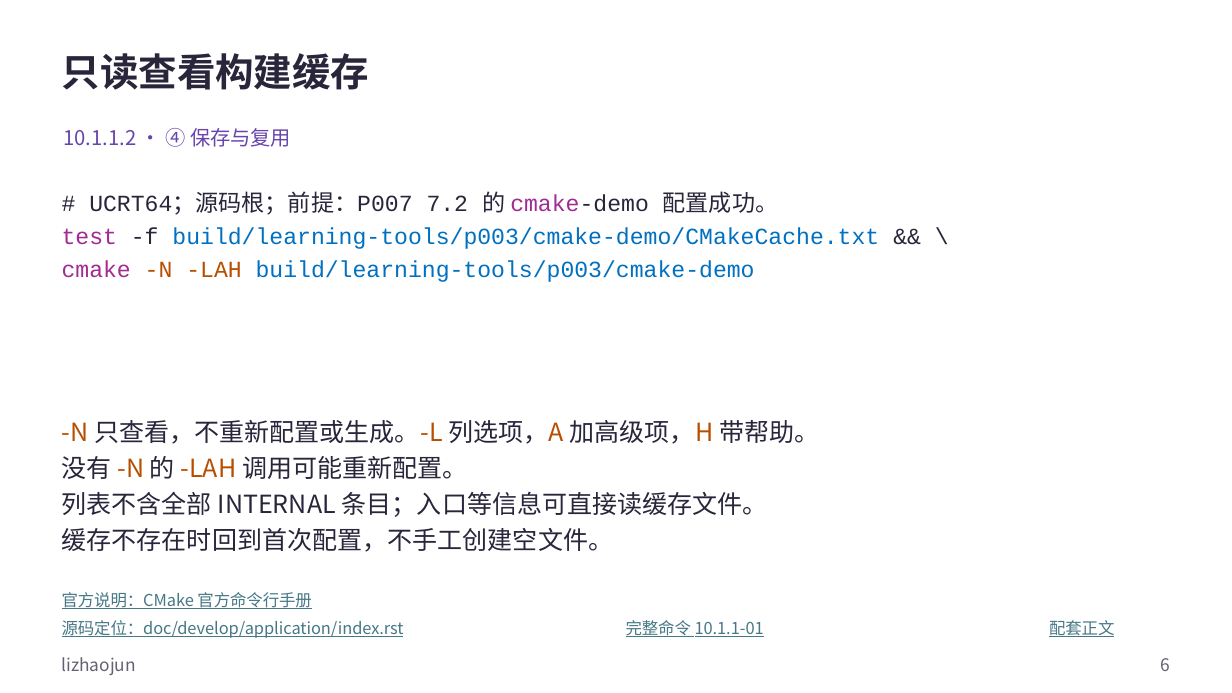
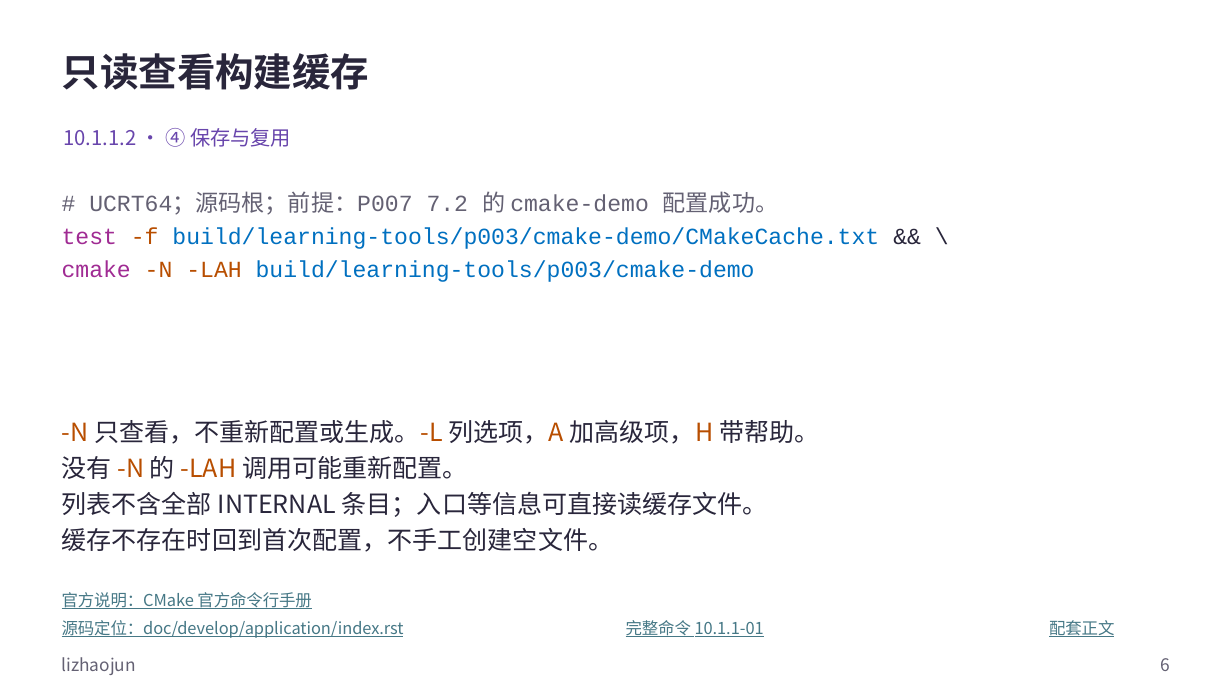
Before and after one commit to FormingSystem/zephyr_hc32f4a0, a slide deck: slide 6 of learning/P01_zephyr_make_project/slides/P010_CMake缓存与构建排错_Windows.pptx. Drawn at 1232x693 pixels with LibreOffice and Linux fonts; fonts in the diff are those of the drawing. Boxes give left, top, right and bottom in pixels: in the first picture for what was removed or moved away, otherwise in the second. Text is boxed around its words. In the diff, an @@ line names an element or a change of style, - is before the commit and + after.

```diff
--- a/learning/P01_zephyr_make_project/slides/P010_CMake缓存与构建排错_Windows.pptx
+++ b/learning/P01_zephyr_make_project/slides/P010_CMake缓存与构建排错_Windows.pptx
@@ text at (62, 191, 879, 249): text colour #29263B to #646173 in "# UCRT64；源码根；前提：P007 7.2 的 cmake-demo 配置成功。"; text colour #A02B93 to #646173 in "cmake-demo"; text colour #29263B to #B84E00 in "-f" @@
```
Also in this commit, not shown: 9 other slides changed, 19 other files.
